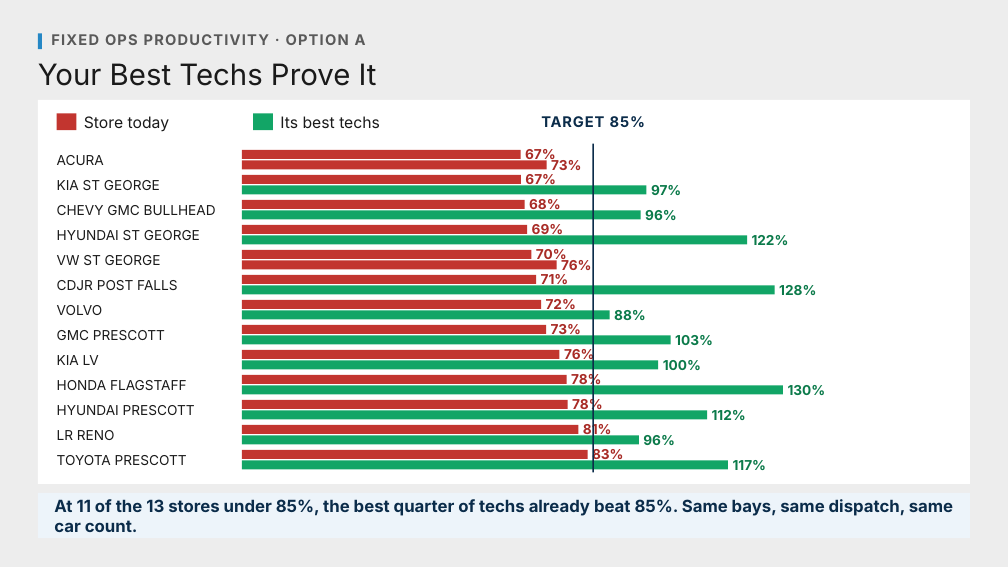
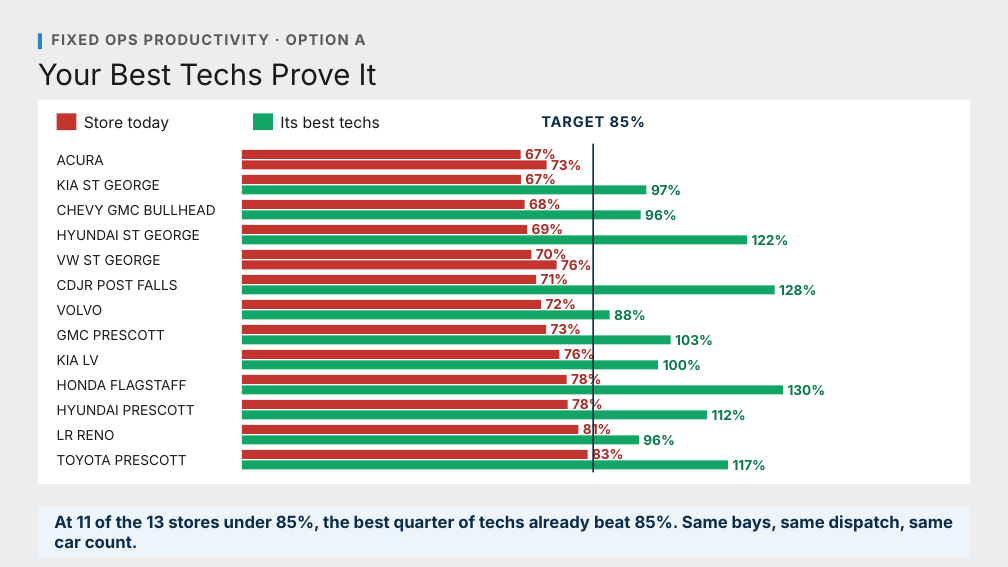
Before and after one commit to Ndresner/Noah, a slide deck: slide 162 of day2-deck/decks/Fixed Ops - Day 2 Example Test Deck.pptx (slide 157 before the commit). Drawn at 1008x567 pixels with LibreOffice and Linux fonts; fonts in the diff are those of the drawing. Boxes give left, top, right and bottom in pixels: in the first picture for what was removed or moved away, otherwise in the second. Text is boxed around its words. In the diff, an @@ line names an element or a change of style, - is before the commit and + after.

```diff
--- a/day2-deck/decks/Fixed Ops - Day 2 Example Test Deck.pptx
+++ b/day2-deck/decks/Fixed Ops - Day 2 Example Test Deck.pptx
@@ rectangle: place and size @@
-rectangle at (38,493,970,538)
+rectangle at (38,507,970,557)
@@ text "At 11 of the 13 ...": place and size @@
-text "At 11 of the 13 ..." at (54,499,953,532)
+text "At 11 of the 13 ..." at (54,515,953,548)
```
Also in this commit, not shown: 144 other slides changed, 19 slides added, 14 slides removed, 4 other files.
